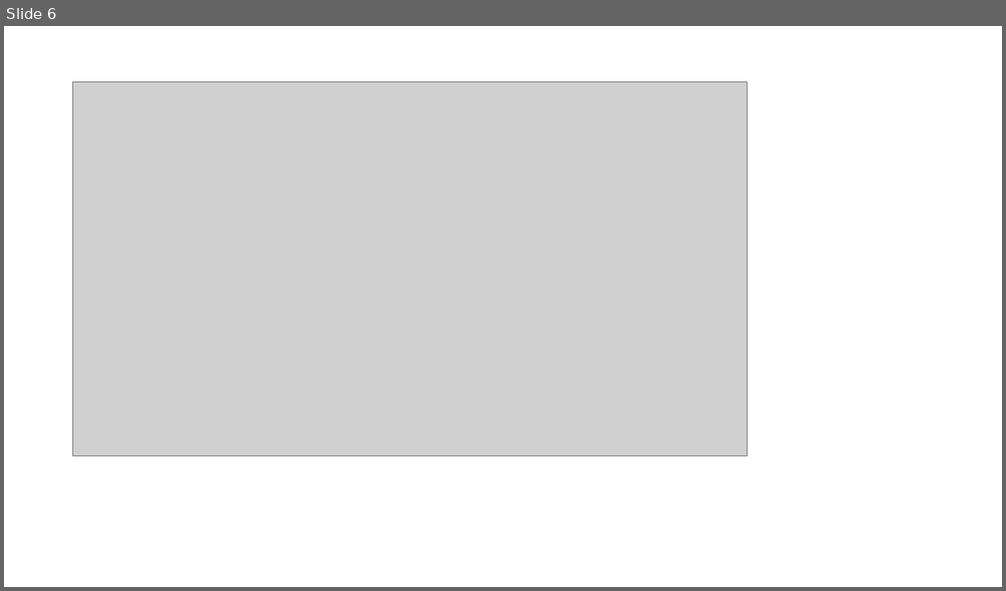
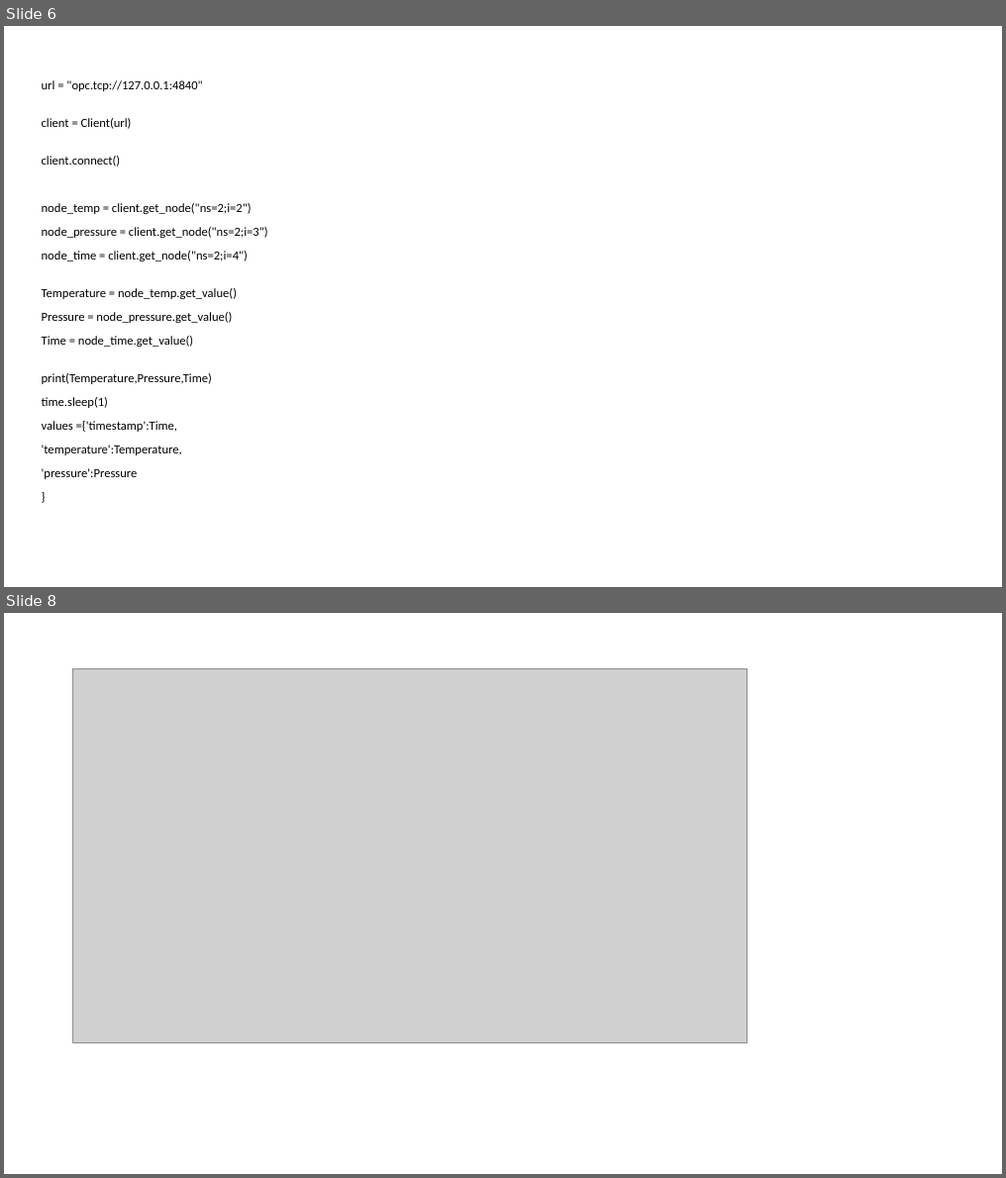
Before and after one commit to stvgz/python-opc-example, a slide deck: opc-ua-examples.pptx. Shown one above the other, each under a label of ours: slide 6 before the commit, slides 6 and 8 after it; the slides between them are not shown. The pictures are 1006x591 and 1006x1178 pixels, drawn with LibreOffice and Linux fonts; fonts in the diff are those of the drawing; grey boxes stand for pictures. Boxes give left, top, right and bottom in pixels: in the first picture for what was removed or moved away, otherwise in the second. Text is boxed around its words. In the diff, an @@ line names an element or a change of style, - is before the commit and + after.

```diff
--- a/opc-ua-examples.pptx
+++ b/opc-ua-examples.pptx
@@ slide 6 added at <box>4,26,1002,587</box>, background #FFFFFF @@
@@ text added at <box>42,80,268,479</box>, 12 pt, text #000000 @@
+url = "opc.tcp://127.0.0.1:4840"
+client = Client(url)
+client.connect()
+node_temp = client.get_node("ns=2;i=2")
+node_pressure = client.get_node("ns=2;i=3")
+node_time = client.get_node("ns=2;i=4")
+Temperature = node_temp.get_value()
+Pressure = node_pressure.get_value()
+Time = node_time.get_value()
+print(Temperature,Pressure,Time)
+time.sleep(1)
+values ={'timestamp':Time,
+'temperature':Temperature,
+'pressure':Pressure
+}
@@ what was slide 6 is now slide 8 @@
```
Also in this commit, not shown: 2 other slides added, 1 slide removed, 1 other file.
